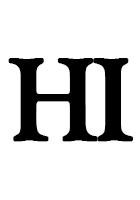
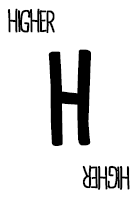
Before/after of a w=140, h=200 layered artwork. What changed in the layer stack:
added layer "higher copy" above "higher" over left=82, top=165, right=130, bottom=190
added layer "higher" above "H" over left=7, top=8, right=55, bottom=34
renamed "Hi" to "H", painted on it over left=8, top=49, right=133, bottom=146
